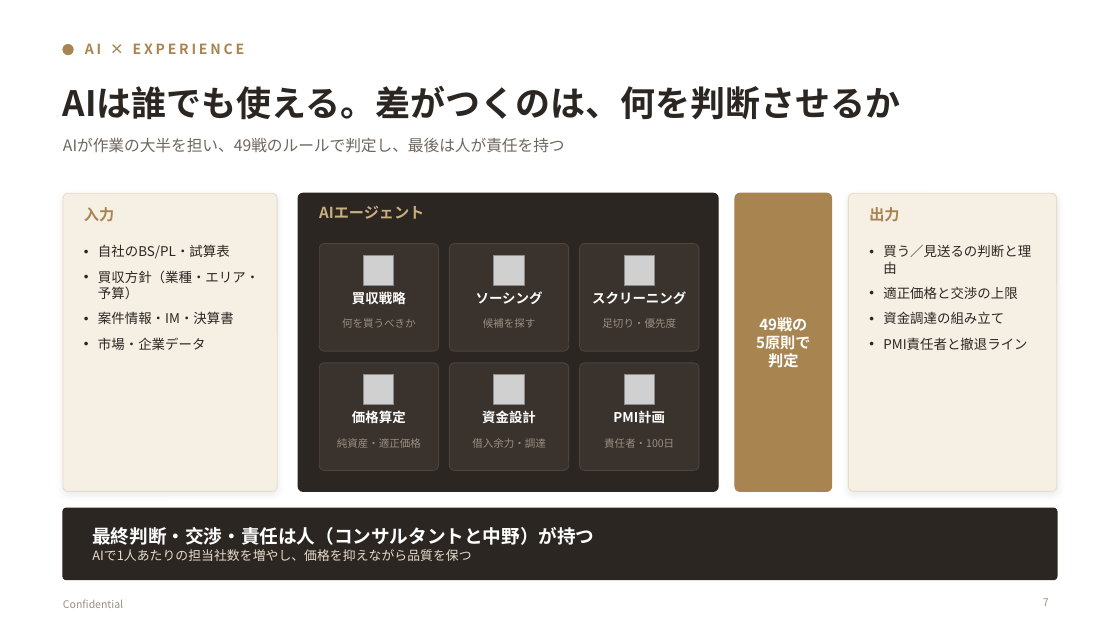
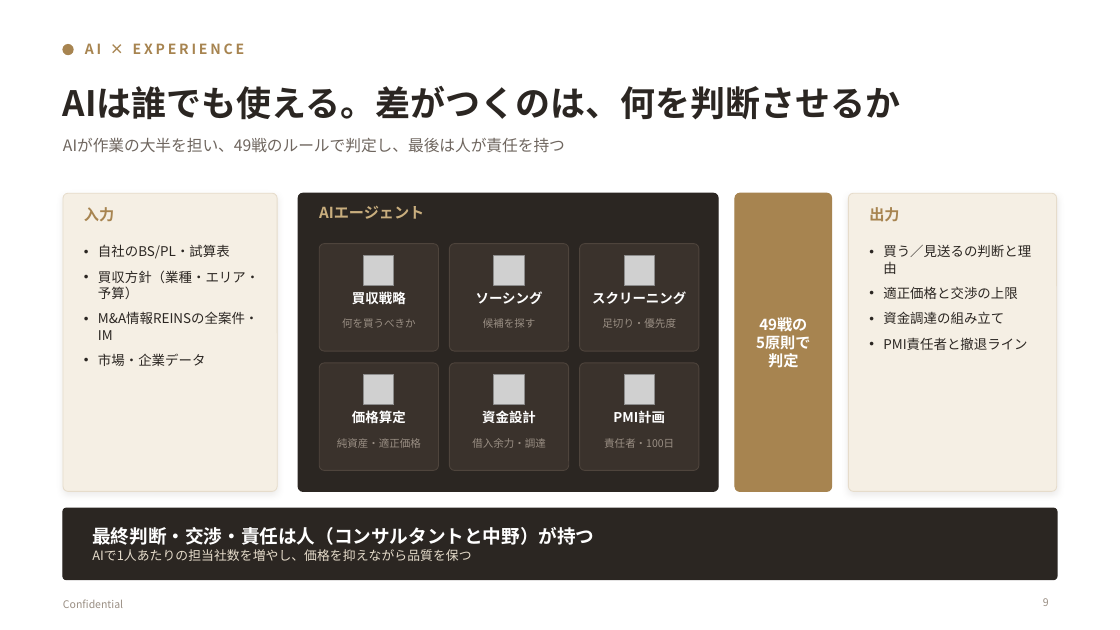
Before and after one commit to nakano-winebank/wine-auction, a slide deck: slide 9 of docs/business/事業概要_AI_MA部門_営業用.pptx (slide 7 before the commit). Drawn at 1120x630 pixels with LibreOffice and Linux fonts; fonts in the diff are those of the drawing; grey boxes stand for pictures. Boxes give left, top, right and bottom in pixels: in the first picture for what was removed or moved away, otherwise in the second. Text is boxed around its words. In the diff, an @@ line names an element or a change of style, - is before the commit and + after.

```diff
--- a/docs/business/事業概要_AI_MA部門_営業用.pptx
+++ b/docs/business/事業概要_AI_MA部門_営業用.pptx
@@ text at [98, 311, 258, 340]: text changed @@
-• 案件情報・IM・決算書
+• M&A情報REINSの全案件・IM
@@ page number at [1043, 598, 1049, 606]: text changed @@
-7
+9
```
Also in this commit, not shown: 4 other slides changed, 2 slides added, 1 other file.
